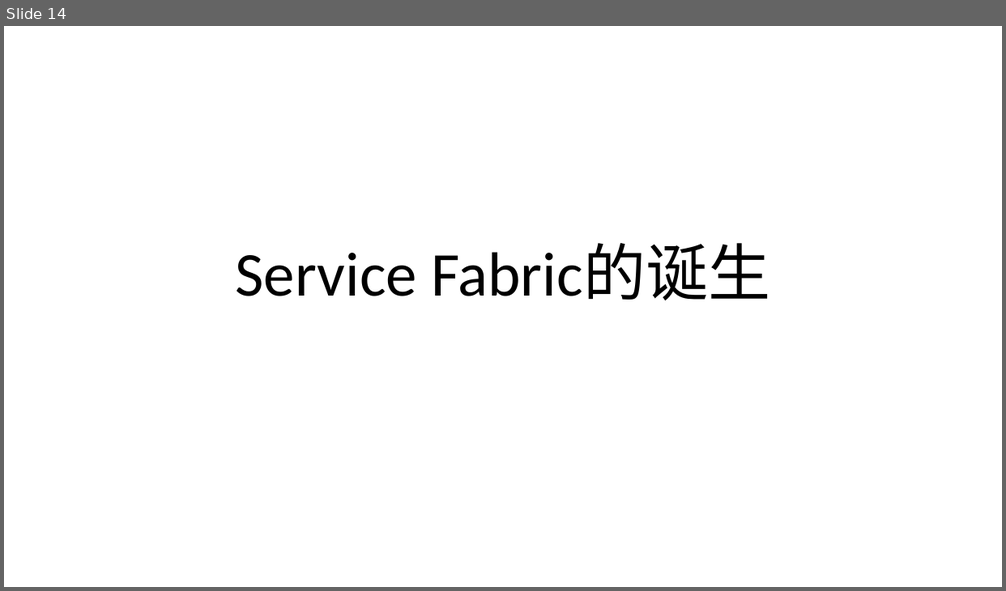
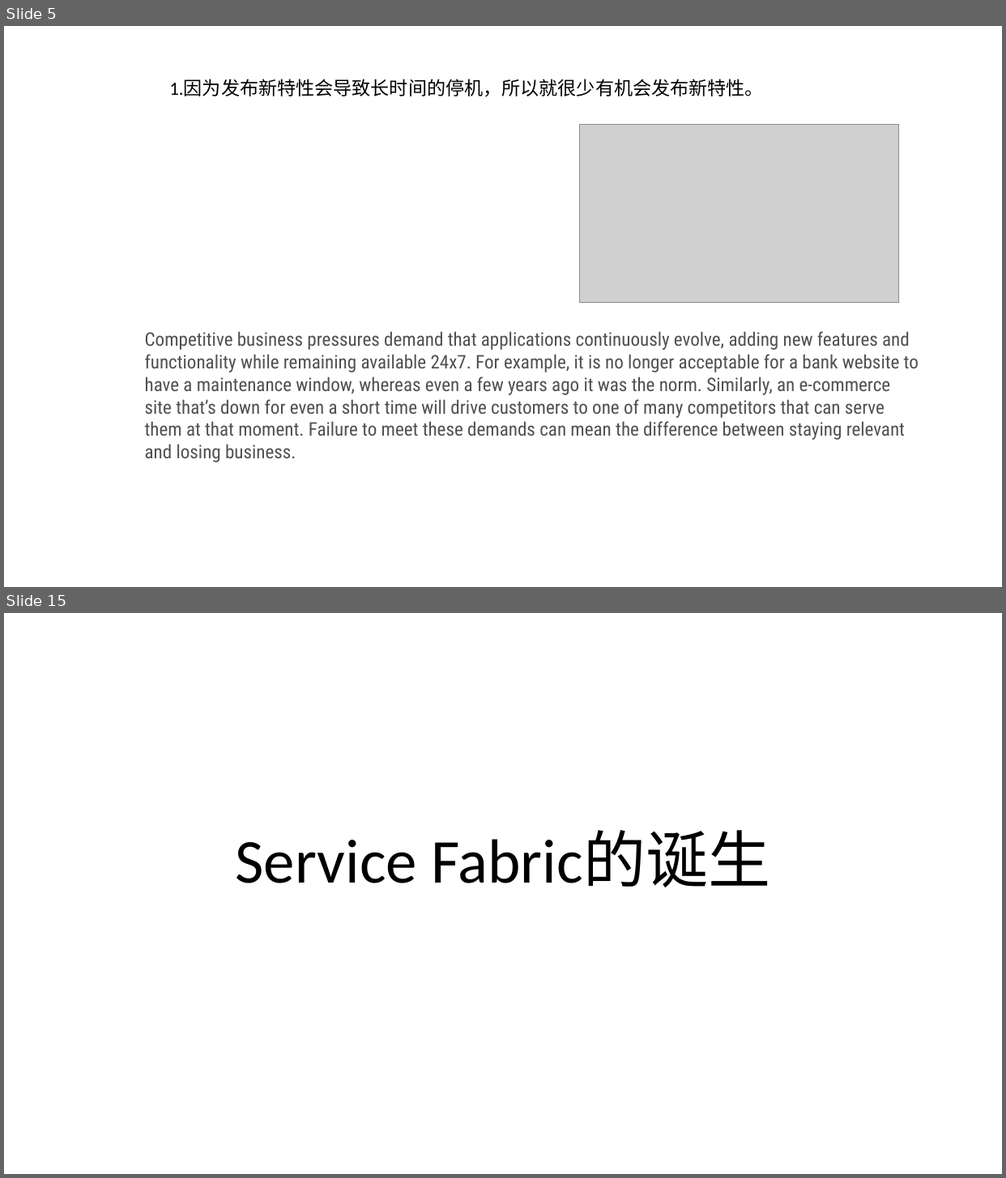
Before and after one commit to FredJiangFei/MyDocuments, a slide deck: 工作/Service Fabric/Service Fabric.pptx. Shown one above the other, each under a label of ours: slide 14 before the commit, slides 5 and 15 after it; the slides between them are not shown. The pictures are 1006x591 and 1006x1178 pixels, drawn with LibreOffice and Linux fonts; fonts in the diff are those of the drawing; grey boxes stand for pictures. Boxes give left, top, right and bottom in pixels: in the first picture for what was removed or moved away, otherwise in the second. Text is boxed around its words. In the diff, an @@ line names an element or a change of style, - is before the commit and + after.

```diff
--- a/工作/Service Fabric/Service Fabric.pptx
+++ b/工作/Service Fabric/Service Fabric.pptx
@@ slide 5 added at bbox=[4, 26, 1002, 587], background #FFFFFF @@
@@ text added at bbox=[169, 79, 764, 97], 18 pt, text #000000 @@
+1.因为发布新特性会导致长时间的停机，所以就很少有机会发布新特性。
@@ picture added at bbox=[580, 125, 899, 303] @@
@@ text added at bbox=[145, 331, 918, 463], 18 pt, text #505050 @@
+Competitive business pressures demand that applications continuously evolve, adding new features and functionality while remaining available 24x7. For example, it is no longer acceptable for a bank website to have a maintenance window, whereas even a few years ago it was the norm. Similarly, an e-commerce site that’s down for even a short time will drive customers to one of many competitors that can serve them at that moment. Failure to meet these demands can mean the difference between staying relevant and losing business.
@@ what was slide 14 is now slide 15 @@
```
Also in this commit, not shown: 6 slides changed, 6 other slides added, 6 slides removed.
